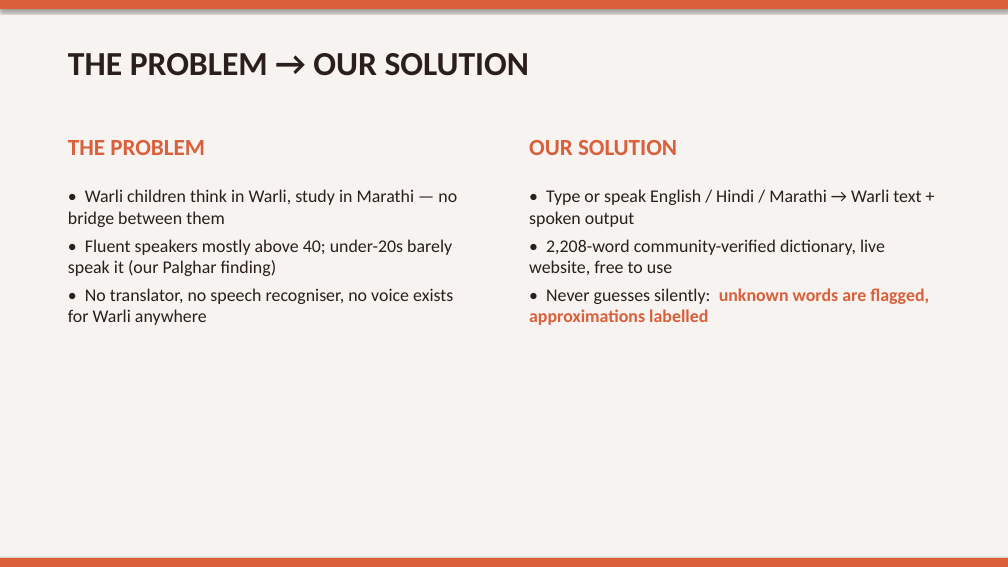
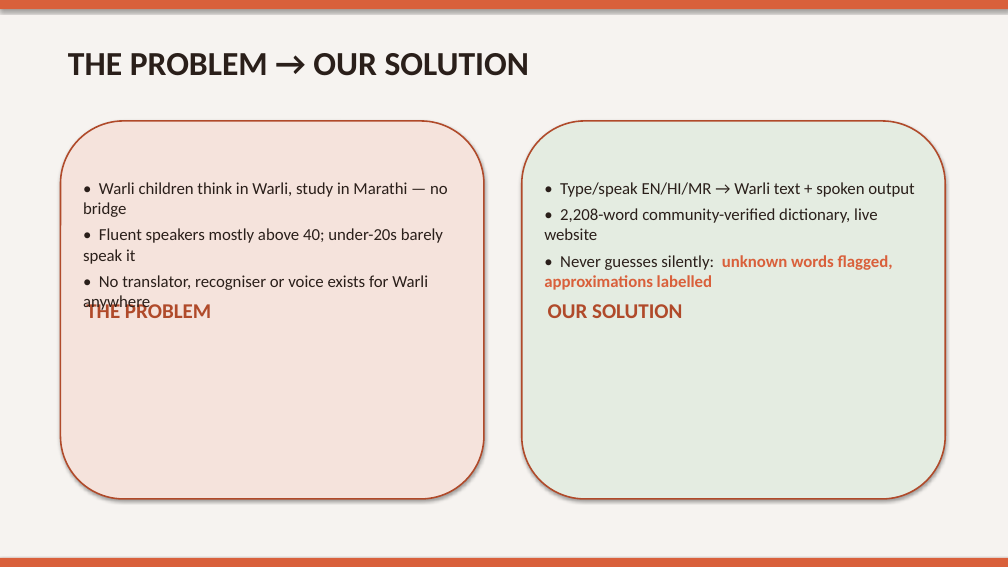
Before and after one commit to sumaiyaaa08/WARLI_TRANSLATOR, a slide deck: slide 2 of report/Warli_Vaani_Presentation.pptx. Drawn at 1008x567 pixels with LibreOffice and Linux fonts; fonts in the diff are those of the drawing. Boxes give left, top, right and bottom in pixels: in the first picture for what was removed or moved away, otherwise in the second. Text is boxed around its words. In the diff, an @@ line names an element or a change of style, - is before the commit and + after.

```diff
--- a/report/Warli_Vaani_Presentation.pptx
+++ b/report/Warli_Vaani_Presentation.pptx
@@ rounded rectangle "THE PROBLEM": place and size @@
-rounded rectangle "THE PROBLEM" at <box>68,140,205,155</box>
+rounded rectangle "THE PROBLEM" at <box>60,121,484,499</box>
@@ rounded rectangle "THE PROBLEM" at <box>60,121,484,499</box>: size 22 to 20 pt, text colour #D9603B to #B04A2A; less space between paragraphs; vertical alignment top to middle; fill none to #F5E3DC; outline none to #B04A2A 1.5 pt; shadow on @@
@@ rounded rectangle "OUR SOLUTION": place and size @@
-rounded rectangle "OUR SOLUTION" at <box>529,140,677,155</box>
+rounded rectangle "OUR SOLUTION" at <box>522,121,945,499</box>
@@ rounded rectangle "OUR SOLUTION" at <box>522,121,945,499</box>: size 22 to 20 pt, text colour #D9603B to #B04A2A; less space between paragraphs; vertical alignment top to middle; fill none to #E4ECE1; outline none to #B04A2A 1.5 pt; shadow on @@
@@ text at <box>83,182,448,312</box>: text changed; size 17 to 16 pt @@
-• Warli children think in Warli, study in Marathi — no bridge between them
-• Fluent speakers mostly above 40; under-20s barely speak it (our Palghar finding)
-• No translator, no speech recogniser, no voice exists for Warli anywhere
+• Warli children think in Warli, study in Marathi — no bridge
+• Fluent speakers mostly above 40; under-20s barely speak it
+• No translator, recogniser or voice exists for Warli anywhere
@@ text at <box>544,182,914,290</box>: text changed; size 17 to 16 pt @@
-• Type or speak English / Hindi / Marathi → Warli text + spoken output
-• 2,208-word community-verified dictionary, live website, free to use
-• Never guesses silently: unknown words are flagged, approximations labelled
+• Type/speak EN/HI/MR → Warli text + spoken output
+• 2,208-word community-verified dictionary, live website
+• Never guesses silently: unknown words flagged, approximations labelled
```
Also in this commit, not shown: 13 other slides changed, 2 slides added, 2 slides removed.
